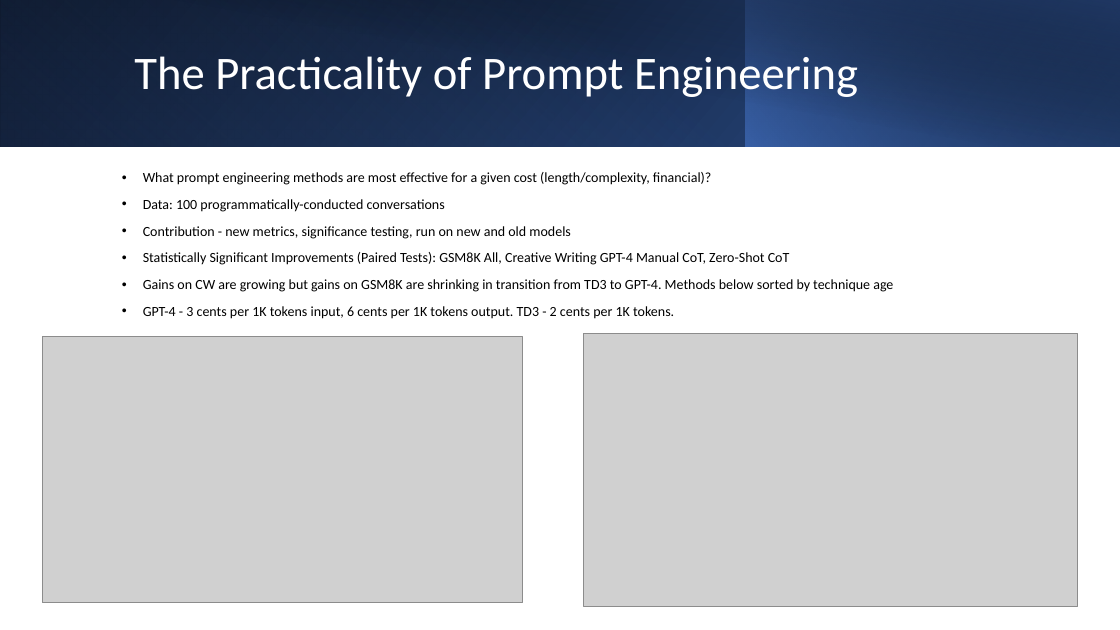
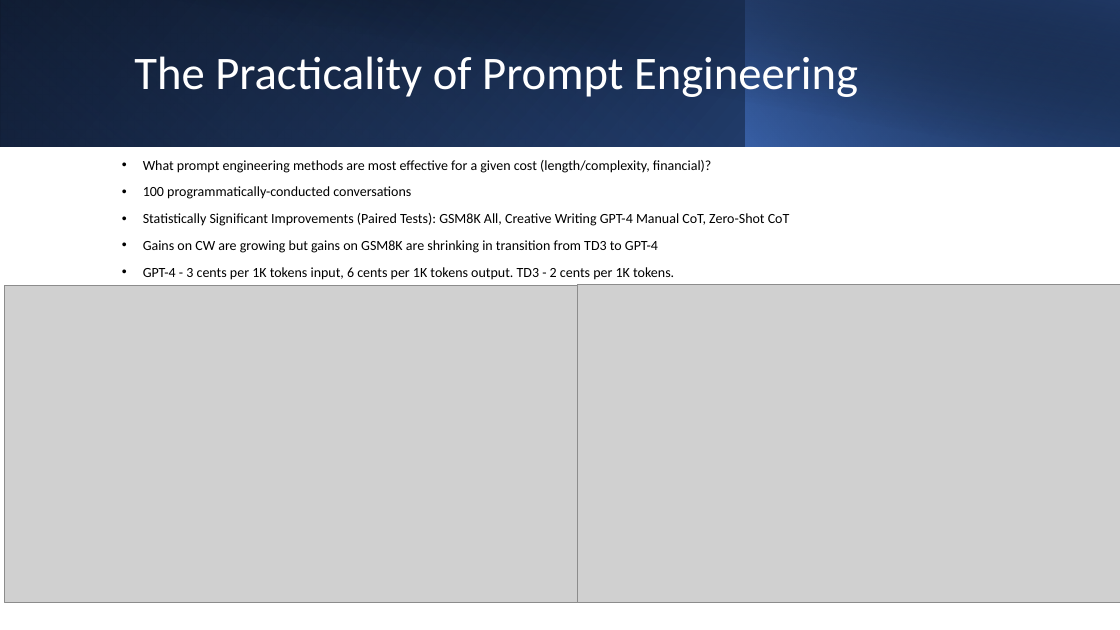
Before and after one commit to ijyliu/anlp23-project, a slide deck: slide 1 of Presentation/The Practicality of Prompt Engineering.pptx. Drawn at 1120x630 pixels with LibreOffice and Linux fonts; fonts in the diff are those of the drawing; grey boxes stand for pictures. Boxes give left, top, right and bottom in pixels: in the first picture for what was removed or moved away, otherwise in the second. Text is boxed around its words. In the diff, an @@ line names an element or a change of style, - is before the commit and + after.

Commit message:
presentation improvements

```diff
--- a/Presentation/The Practicality of Prompt Engineering.pptx
+++ b/Presentation/The Practicality of Prompt Engineering.pptx
@@ text at (143, 186, 411, 199): text changed @@
-• Data: 100 programmatically-conducted conversations
-• Contribution - new metrics, significance testing, run on new and old models
+• 100 programmatically-conducted conversations
@@ text at (143, 240, 658, 253): text changed @@
-• Gains on CW are growing but gains on GSM8K are shrinking in transition from TD3 to GPT-4. Methods below sorted by technique age
+• Gains on CW are growing but gains on GSM8K are shrinking in transition from TD3 to GPT-4
@@ picture: place and size @@
-picture at (42, 337, 523, 603)
+picture at (5, 286, 578, 603)
@@ picture: place and size @@
-picture at (584, 334, 1078, 607)
+picture at (578, 284, 1120, 603)
```
Also in this commit, not shown: 9 other files.
